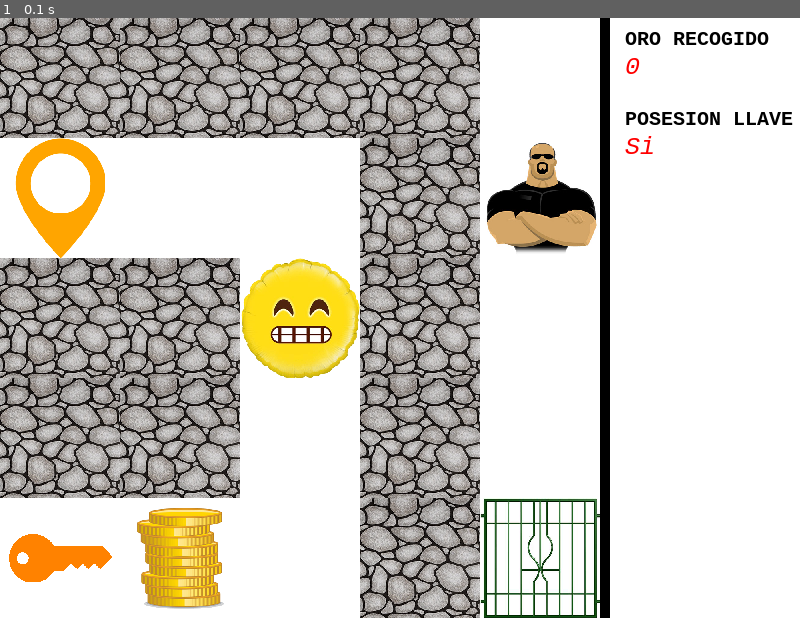
Above: before the commit, frame 1.
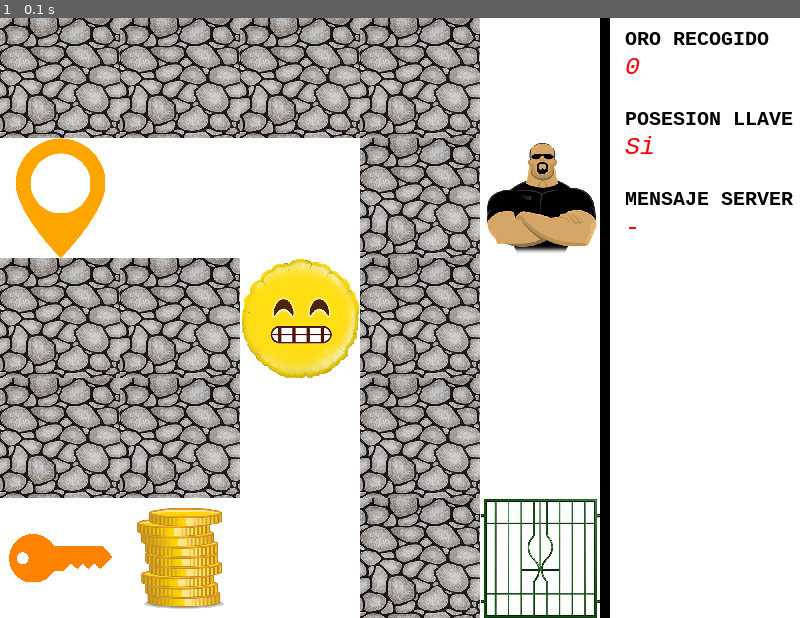
Above: after the commit, the same moment.

Repository: JavierVescio/Redes-UNLa
Game: pygame game, started from pygame/laberinto.py
The game is run twice, just before and just after one commit, with the same random seed, the same clock (stepped at 60 frames per second) and the same inputs.
Inputs:
- Up to frame 1 (0.1 s): no input

The runs differ from the first frame. In frame 1, 0.3% of the frame differs, in the area x 78-100%, y 29-36%.

Commit message:
Permite mostrarse el mensaje del server.

Diff:
--- a/pygame/laberinto.py
+++ b/pygame/laberinto.py
@@ -162,6 +162,10 @@
         mostrarTexto("POSESION LLAVE",negro,posXTextos,posYTextoOroRecodigo,20,True)
         mostrarTexto(managerGeneral.decirSiTieneLaLlave(),rojo,posXTextos,posYTextoOroRecodigo+25,25,False,True)
 
+        posYTextoMensajeServidor = posYTextoOroRecodigo + 80
+        mostrarTexto("MENSAJE SERVER",negro,posXTextos,posYTextoMensajeServidor,20,True)
+        mostrarTexto(managerGeneral.mostrarMensajeServidor(),rojo,posXTextos,posYTextoMensajeServidor+25,25,False,True)
+
         pygame.display.update()
 
     #####  Desconectarse del server  #####
--- a/pygame/managerGeneral.py
+++ b/pygame/managerGeneral.py
@@ -2,6 +2,7 @@
     def __init__(self):
         self.llaveRecogida = True
         self.oroRecogido = 0
+        self.mensajeServidor = "-"
 
     def moverse(self,sentido):
         elementos = ""
@@ -13,3 +14,6 @@
             return "Si"
         else:
             return "No"
+
+    def mostrarMensajeServidor(self):
+        return self.mensajeServidor
Not shown, added: pygame/managerGeneral.pyc
